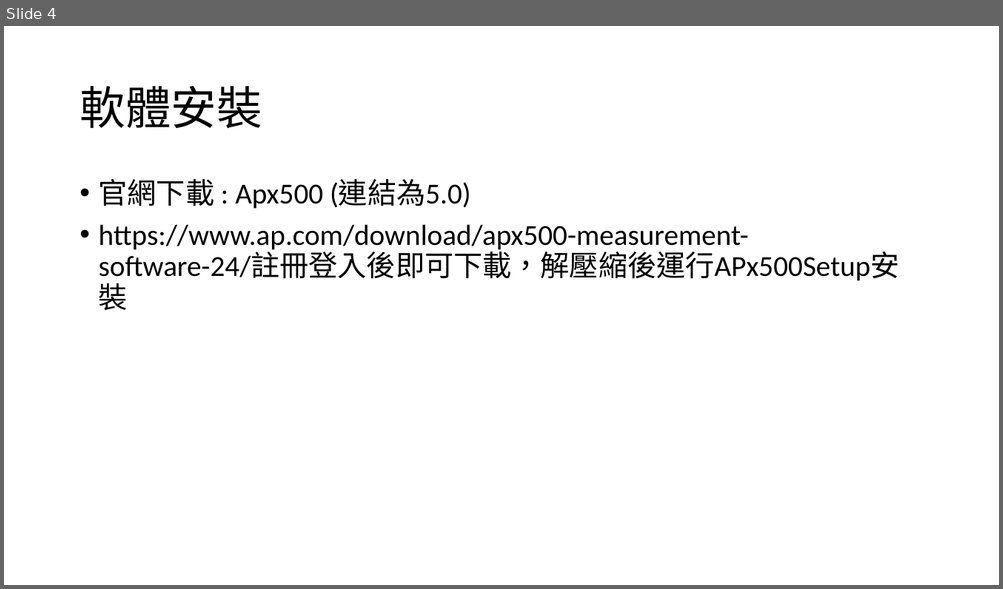
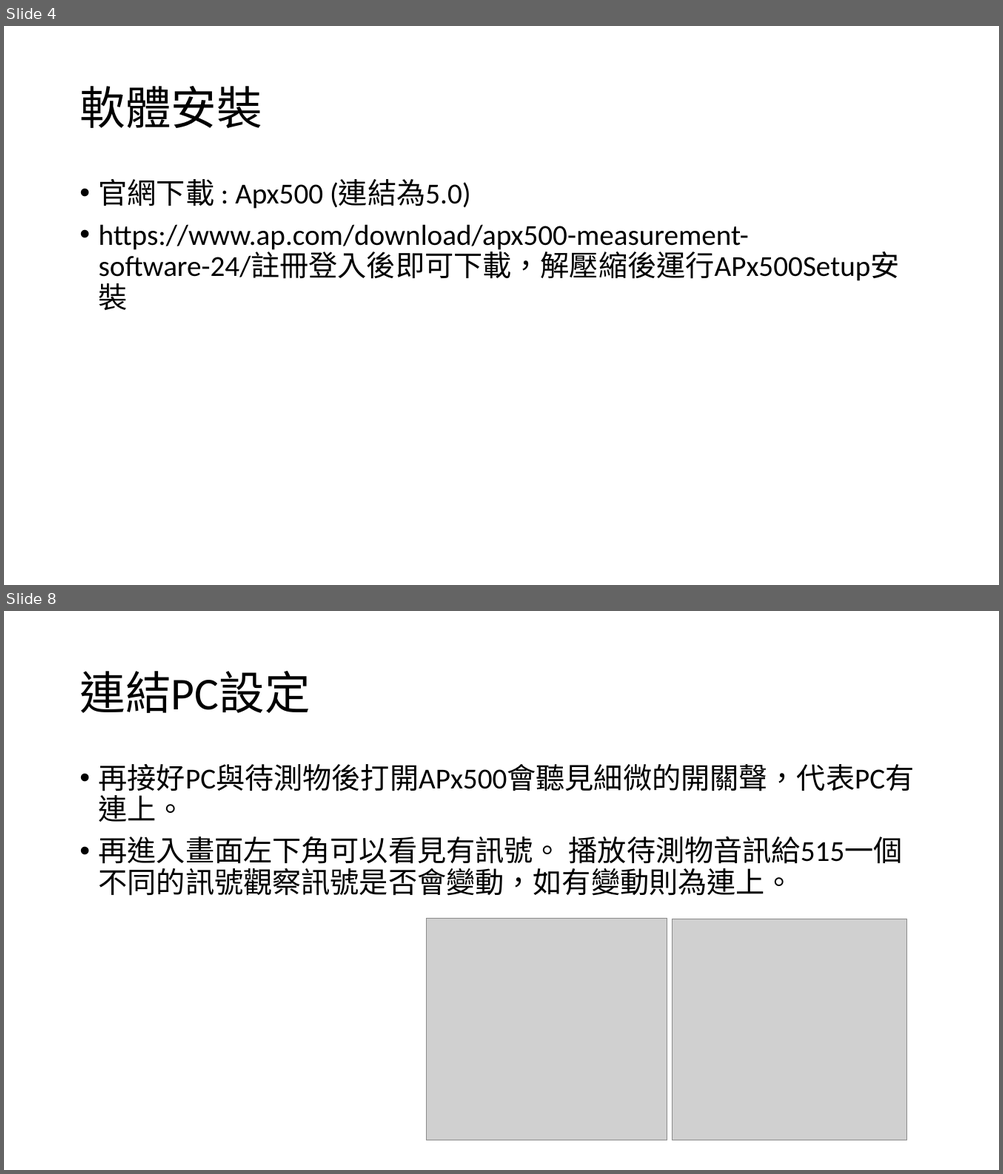
Before and after one commit to yyu002/Apx515_md, a slide deck: ppt/apx515_pre _install.pptx. Shown one above the other, each under a label of ours: slide 4 before the commit, slides 4 and 8 after it; the slides between them are not shown. The pictures are 1003x589 and 1003x1174 pixels, drawn with LibreOffice and Linux fonts; fonts in the diff are those of the drawing; grey boxes stand for pictures. Boxes give left, top, right and bottom in pixels: in the first picture for what was removed or moved away, otherwise in the second. Text is boxed around its words. In the diff, an @@ line names an element or a change of style, - is before the commit and + after.

```diff
--- a/ppt/apx515_pre _install.pptx
+++ b/ppt/apx515_pre _install.pptx
@@ slide 8 added at (4,611,999,1170), background #FFFFFF @@
@@ title added at (79,671,310,713), 44 pt, text #000000 @@
+連結PC設定
@@ text added at (99,764,914,896), 28 pt, text #000000 @@
+• 再接好PC與待測物後打開APx500會聽見細微的開關聲，代表PC有連上。
+• 再進入畫面左下角可以看見有訊號。 播放待測物音訊給515一個不同的訊號觀察訊號是否會變動，如有變動則為連上。
@@ picture added at (427,918,667,1141) @@
@@ picture added at (671,919,907,1141) @@
```
Also in this commit, not shown: 1 slide changed, 4 other slides added, 1 slide removed, 3 other files.
